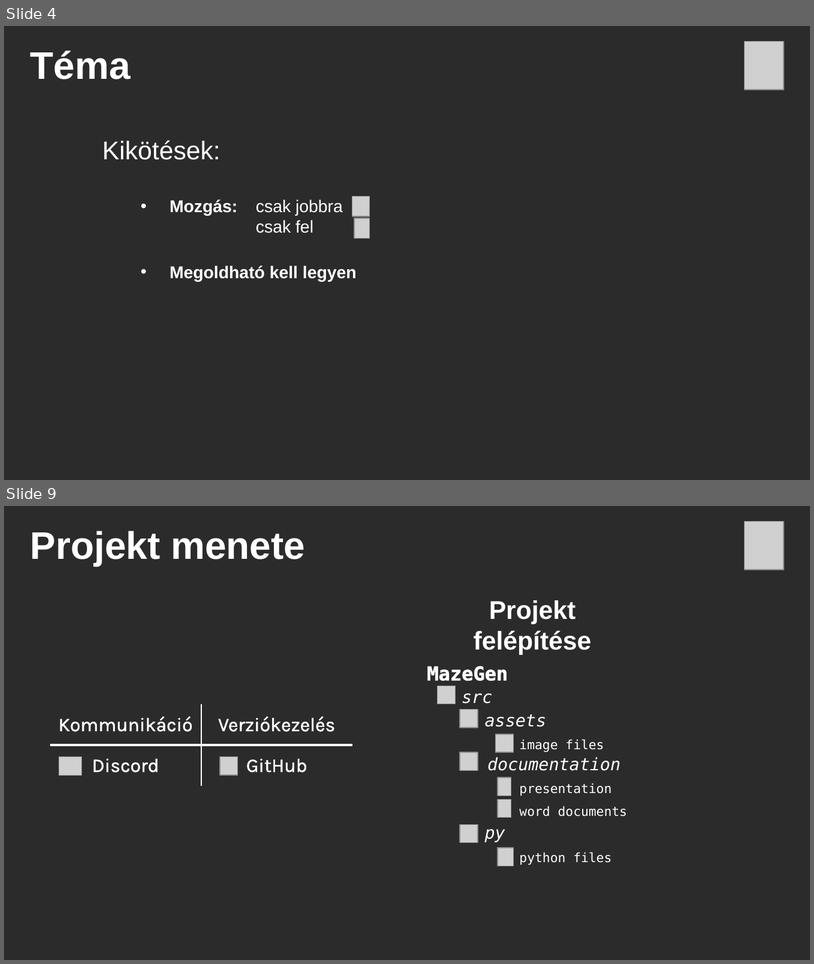
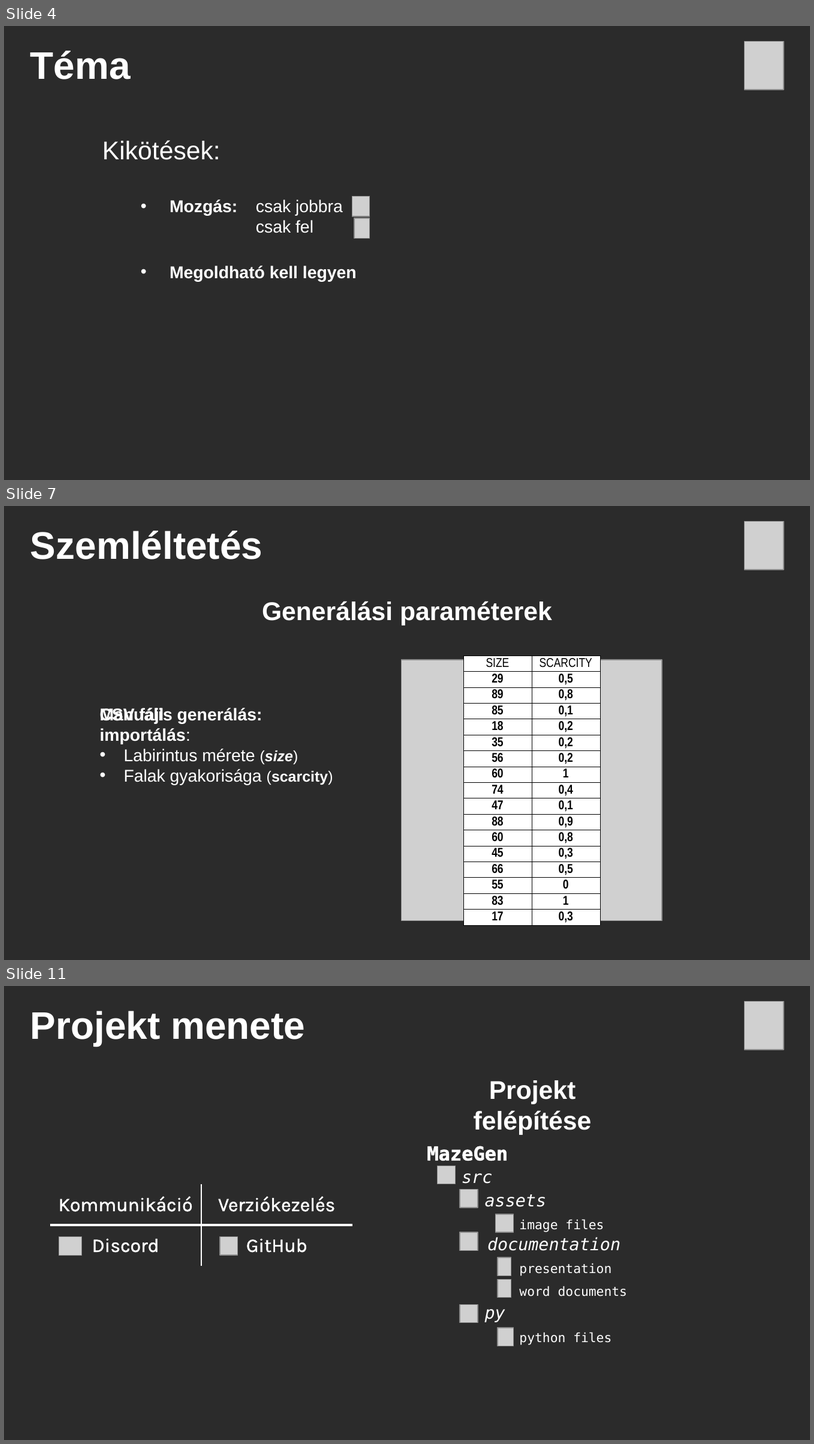
Before and after one commit to Py-xel/MazeGen, a slide deck: src/documentation/Presentation.pptx. Shown one above the other, each under a label of ours: slides 4 and 9 before the commit, slides 4, 7 and 11 after it; the slides between them are not shown. The pictures are 814x964 and 814x1444 pixels, drawn with LibreOffice and Linux fonts; fonts in the diff are those of the drawing; grey boxes stand for pictures; background and template pictures are left out; a plain dark background stands for a picture behind light text. Boxes give left, top, right and bottom in pixels: in the first picture for what was removed or moved away, otherwise in the second. Text is boxed around its words. In the diff, an @@ line names an element or a change of style, - is before the commit and + after.

```diff
--- a/src/documentation/Presentation.pptx
+++ b/src/documentation/Presentation.pptx
@@ slide 7 added at [4, 506, 810, 960], background picture (left out) @@
@@ picture added at [744, 522, 783, 570] @@
@@ text added at [30, 531, 263, 559], 36 pt, text #FFFFFF, bold @@
+Szemléltetés
@@ text added at [262, 601, 552, 625], 24 pt, text #FFFFFF, bold @@
+Generálási paraméterek
@@ picture added at [402, 660, 662, 920] @@
@@ table added at [463, 655, 600, 925], 17 rows, 2 columns @@
+SIZE | SCARCITY
+29 | 0,5
+89 | 0,8
+85 | 0,1
+18 | 0,2
+35 | 0,2
+56 | 0,2
+60 | 1
+74 | 0,4
+47 | 0,1
+88 | 0,9
+60 | 0,8
+45 | 0,3
+66 | 0,5
+55 | 0
+83 | 1
+17 | 0,3
@@ text added at [100, 706, 333, 785], 16 pt, text #FFFFFF @@
+Manuális generálás:
+• Labirintus mérete (size)
+• Falak gyakorisága (scarcity)
@@ text added at [100, 706, 191, 744], 16 pt, text #FFFFFF, bold @@
+CSV fájl importálás:
@@ what was slide 9 is now slide 11 @@
```
Also in this commit, not shown: 2 slides changed, 3 other slides added, 2 slides removed, 15 other files.
